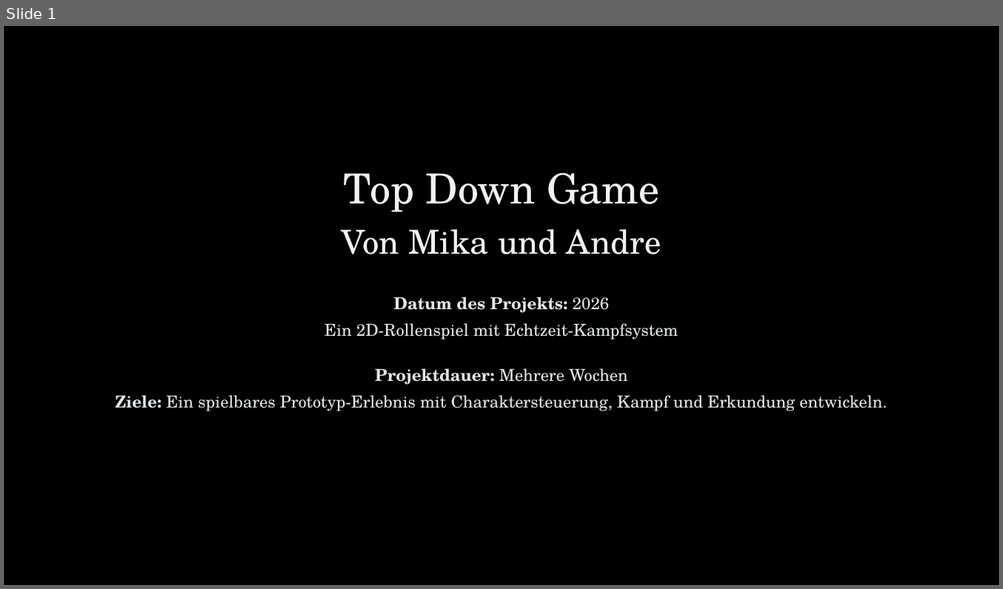
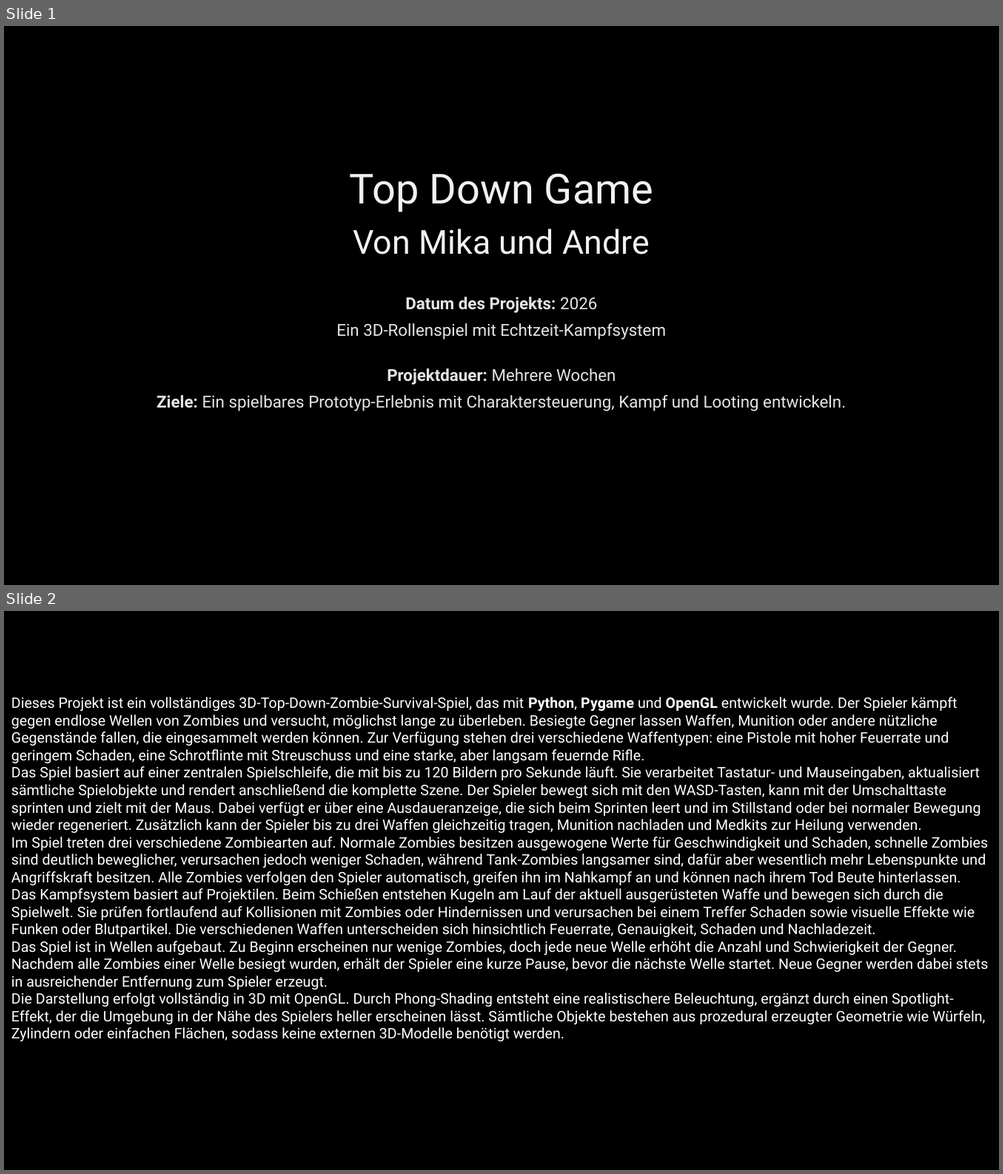
Before and after one commit to Spec06/Top-down-zombie-shooter, a slide deck: Präsi/Top-Down-Game.pptx. Shown one above the other, each under a label of ours: slide 1 before the commit, slides 1 and 2 after it. The pictures are 1003x589 and 1003x1174 pixels, drawn with LibreOffice and Linux fonts; fonts in the diff are those of the drawing. Boxes give left, top, right and bottom in pixels: in the first picture for what was removed or moved away, otherwise in the second. Text is boxed around its words. In the diff, an @@ line names an element or a change of style, - is before the commit and + after.

```diff
--- a/Präsi/Top-Down-Game.pptx
+++ b/Präsi/Top-Down-Game.pptx
@@ slide 2 added at (4,611,999,1170), background #000000 @@
@@ text added at (11,697,987,1042), 14 pt, text #FFFFFF @@
+Dieses Projekt ist ein vollständiges 3D-Top-Down-Zombie-Survival-Spiel, das mit Python, Pygame und OpenGL entwickelt wurde. Der Spieler kämpft gegen endlose Wellen von Zombies und versucht, möglichst lange zu überleben. Besiegte Gegner lassen Waffen, Munition oder andere nützliche Gegenstände fallen, die eingesammelt werden können. Zur Verfügung stehen drei verschiedene Waffentypen: eine Pistole mit hoher Feuerrate und geringem Schaden, eine Schrotflinte mit Streuschuss und eine starke, aber langsam feuernde Rifle.
+Das Spiel basiert auf einer zentralen Spielschleife, die mit bis zu 120 Bildern pro Sekunde läuft. Sie verarbeitet Tastatur- und Mauseingaben, aktualisiert sämtliche Spielobjekte und rendert anschließend die komplette Szene. Der Spieler bewegt sich mit den WASD-Tasten, kann mit der Umschalttaste sprinten und zielt mit der Maus. Dabei verfügt er über eine Ausdaueranzeige, die sich beim Sprinten leert und im Stillstand oder bei normaler Bewegung wieder regeneriert. Zusätzlich kann der Spieler bis zu drei Waffen gleichzeitig tragen, Munition nachladen und Medkits zur Heilung verwenden.
+Im Spiel treten drei verschiedene Zombiearten auf. Normale Zombies besitzen ausgewogene Werte für Geschwindigkeit und Schaden, schnelle Zombies sind deutlich beweglicher, verursachen jedoch weniger Schaden, während Tank-Zombies langsamer sind, dafür aber wesentlich mehr Lebenspunkte und Angriffskraft besitzen. Alle Zombies verfolgen den Spieler automatisch, greifen ihn im Nahkampf an und können nach ihrem Tod Beute hinterlassen.
+Das Kampfsystem basiert auf Projektilen. Beim Schießen entstehen Kugeln am Lauf der aktuell ausgerüsteten Waffe und bewegen sich durch die Spielwelt. Sie prüfen fortlaufend auf Kollisionen mit Zombies oder Hindernissen und verursachen bei einem Treffer Schaden sowie visuelle Effekte wie Funken oder Blutpartikel. Die verschiedenen Waffen unterscheiden sich hinsichtlich Feuerrate, Genauigkeit, Schaden und Nachladezeit.
+Das Spiel ist in Wellen aufgebaut. Zu Beginn erscheinen nur wenige Zombies, doch jede neue Welle erhöht die Anzahl und Schwierigkeit der Gegner. Nachdem alle Zombies einer Welle besiegt wurden, erhält der Spieler eine kurze Pause, bevor die nächste Welle startet. Neue Gegner werden dabei stets in ausreichender Entfernung zum Spieler erzeugt.
+Die Darstellung erfolgt vollständig in 3D mit OpenGL. Durch Phong-Shading entsteht eine realistischere Beleuchtung, ergänzt durch einen Spotlight-Effekt, der die Umgebung in der Nähe des Spielers heller erscheinen lässt. Sämtliche Objekte bestehen aus prozedural erzeugter Geometrie wie Würfeln, Zylindern oder einfachen Flächen, sodass keine externen 3D-Modelle benötigt werden.
@@ slide 1 changed as well @@
@@ text "Top Down Game" at (350,173,653,212): font TeX Gyre Schola to Roboto @@
@@ text "Von Mika und Andre" at (353,229,649,255): font TeX Gyre Schola to Roboto @@
@@ text at (387,297,615,385): font TeX Gyre Schola to Roboto in "Datum des Projekts: 2026", "Projektdauer: Mehrere Wochen" @@
@@ text at (336,323,666,340): text changed; font TeX Gyre Schola to Roboto @@
-Ein 2D-Rollenspiel mit Echtzeit-Kampfsystem
+Ein 3D-Rollenspiel mit Echtzeit-Kampfsystem
@@ text at (156,395,845,412): text changed; font TeX Gyre Schola to Roboto @@
-Ziele: Ein spielbares Prototyp-Erlebnis mit Charaktersteuerung, Kampf und Erkundung entwickeln.
+Ziele: Ein spielbares Prototyp-Erlebnis mit Charaktersteuerung, Kampf und Looting entwickeln.
```
Also in this commit, not shown: 5 other slides changed, 1 other slide added.
